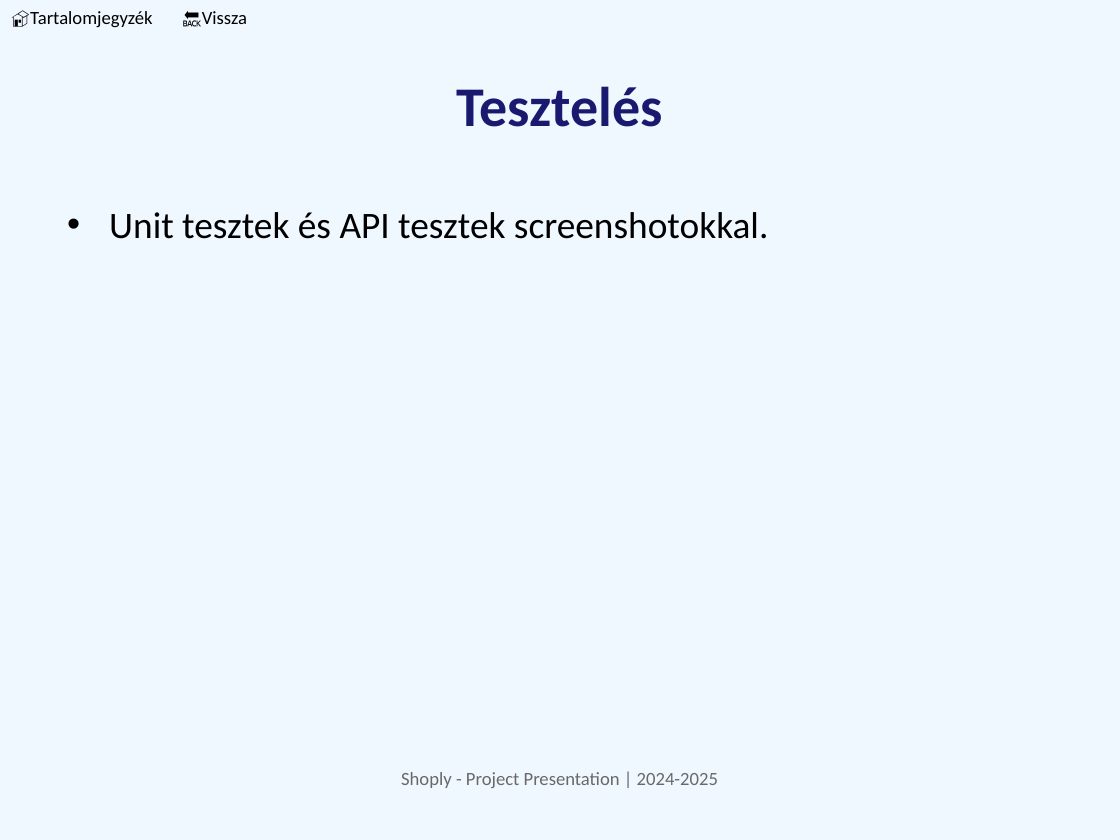
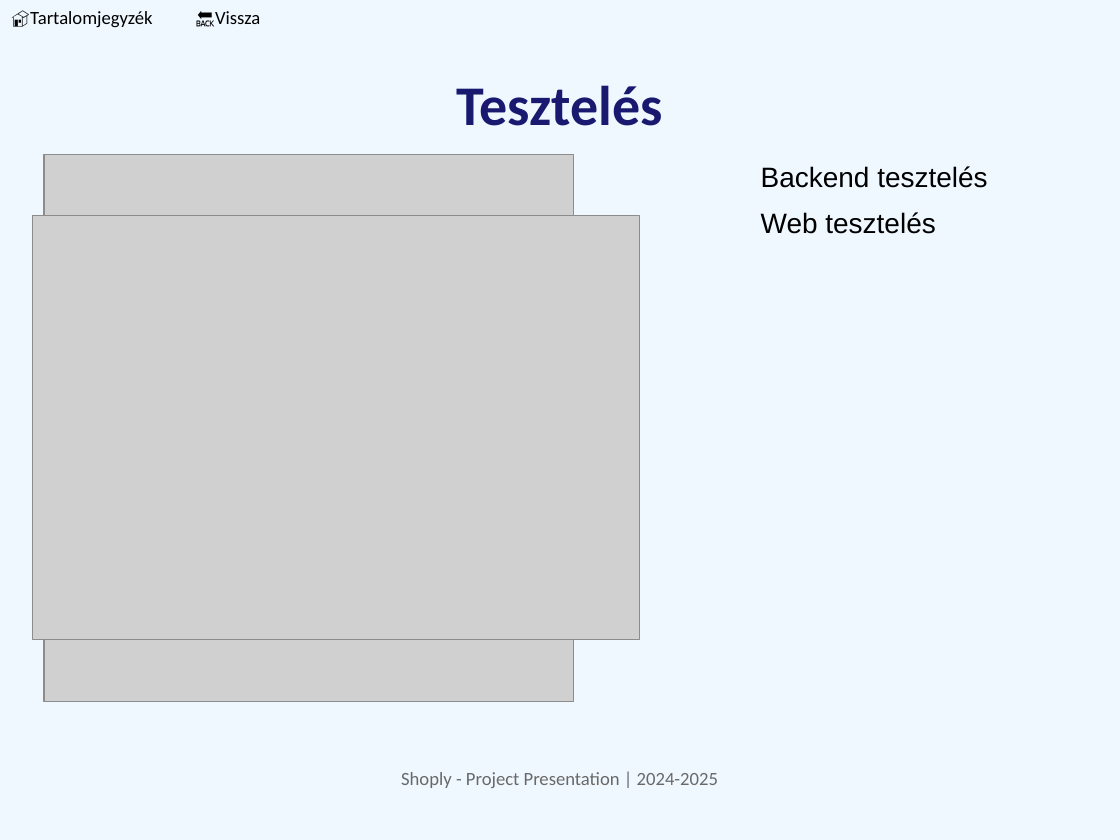
Before and after one commit to qlaxd/Shoply, a slide deck: slide 8 of shoply_presentation_final.pptx. Drawn at 1120x840 pixels with LibreOffice and Linux fonts; fonts in the diff are those of the drawing; grey boxes stand for pictures. Boxes give left, top, right and bottom in pixels: in the first picture for what was removed or moved away, otherwise in the second. Text is boxed around its words. In the diff, an @@ line names an element or a change of style, - is before the commit and + after.

```diff
--- a/shoply_presentation_final.pptx
+++ b/shoply_presentation_final.pptx
@@ text "🔙Vissza": place and size @@
-text "🔙Vissza" at [202,11,247,24]
+text "🔙Vissza" at [215,11,260,24]
@@ picture added at [44,155,572,702] @@
@@ text added at [761,166,987,188], 18 pt, text #000000 @@
+Backend tesztelés
@@ picture added at [32,216,640,640] @@
@@ text removed at [109,212,768,239] @@
-• Unit tesztek és API tesztek screenshotokkal.
@@ text added at [761,212,935,234], 18 pt, text #000000 @@
+Web tesztelés
```
Also in this commit, not shown: 7 other slides changed.
